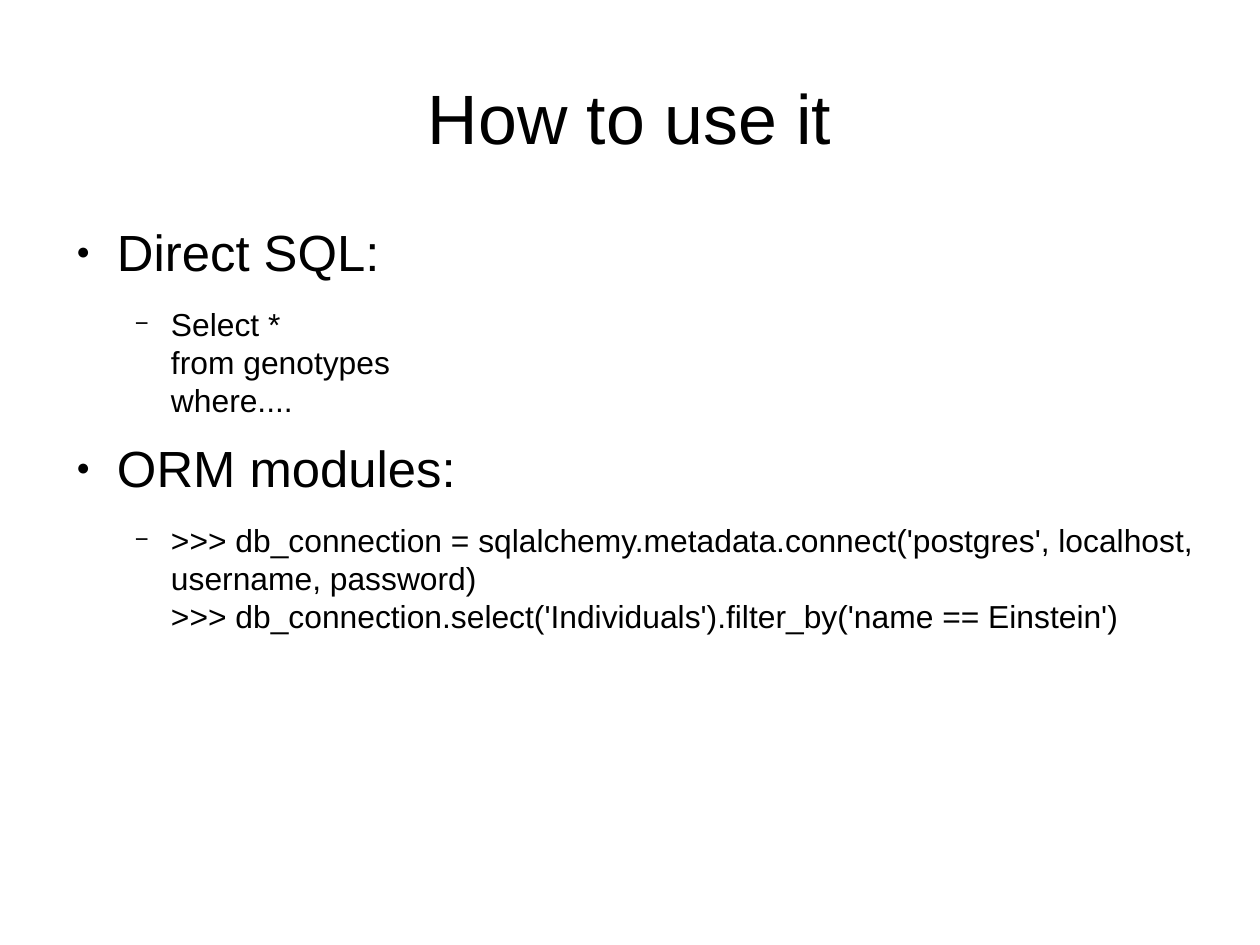
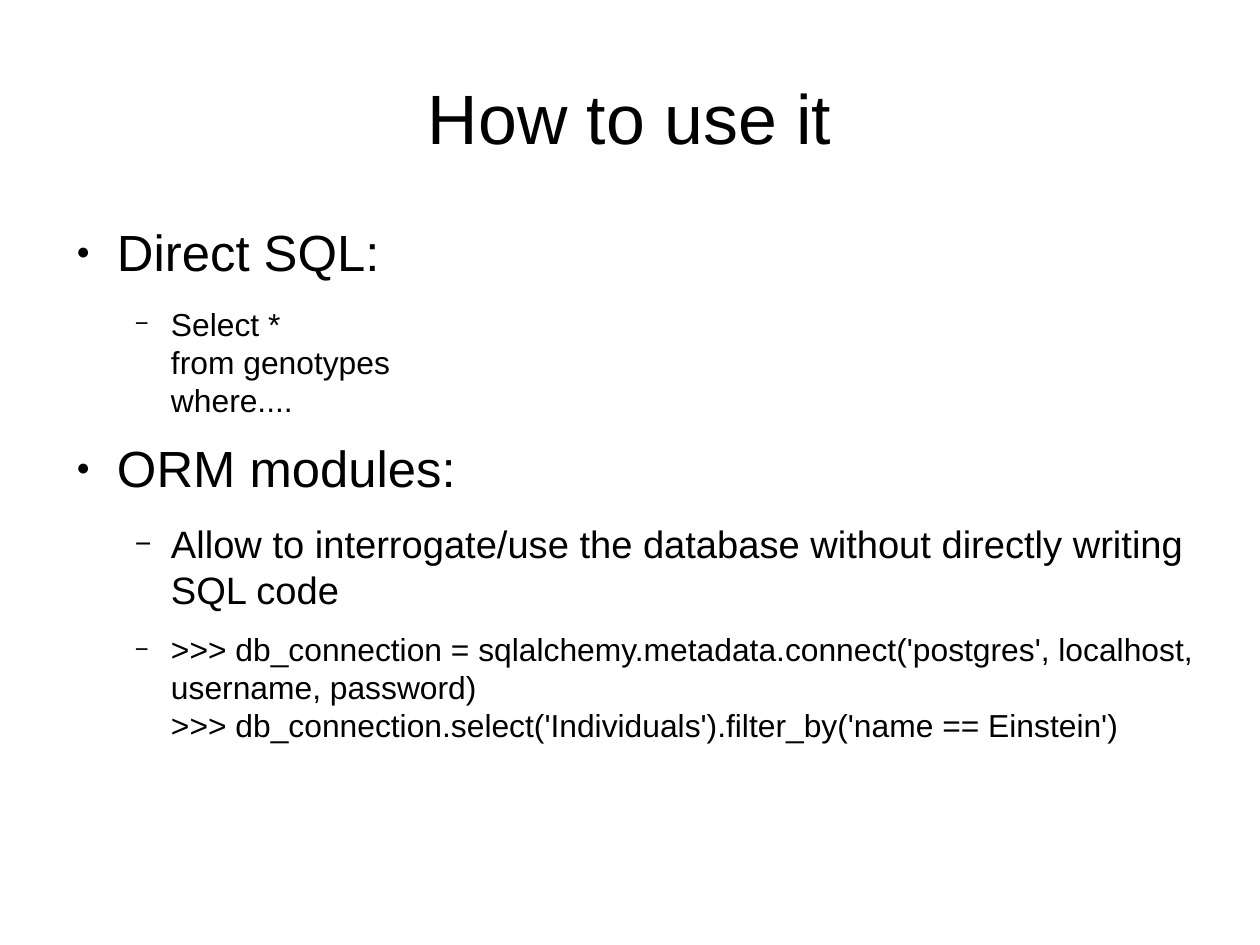
Before and after one commit to dalloliogm/snps-database, a slide deck: slide 8 of HGDP database/docs/Slides/database for hgdp.odp (slide 7 before the commit). Drawn at 1260x945 pixels with LibreOffice and Linux fonts; fonts in the diff are those of the drawing. Boxes give left, top, right and bottom in pixels: in the first picture for what was removed or moved away, otherwise in the second. Text is boxed around its words. In the diff, an @@ line names an element or a change of style, - is before the commit and + after.

```diff
--- a/HGDP database/docs/Slides/database for hgdp.odp
+++ b/HGDP database/docs/Slides/database for hgdp.odp
@@ text at bbox=[171, 530, 1183, 612]: paragraph added @@
+  − Allow to interrogate/use the database without directly writing SQL code
```
Also in this commit, not shown: 4 other slides changed, 2 slides added, 2 other files.
